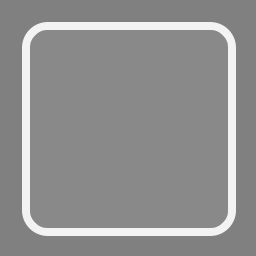
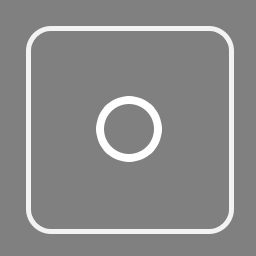
Layer changes from the first 256x256 image to the second:
added layer "Ellipse 1" above "Rounded Rectangle 1 copy" over (104, 104, 154, 154)
painted on "Rounded Rectangle 1" over (22, 22, 236, 236)
